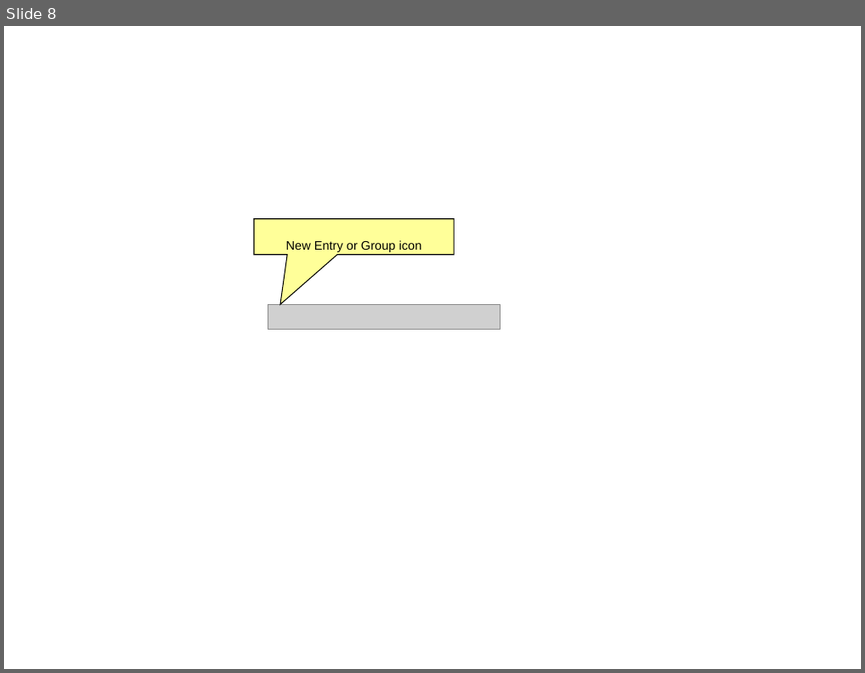
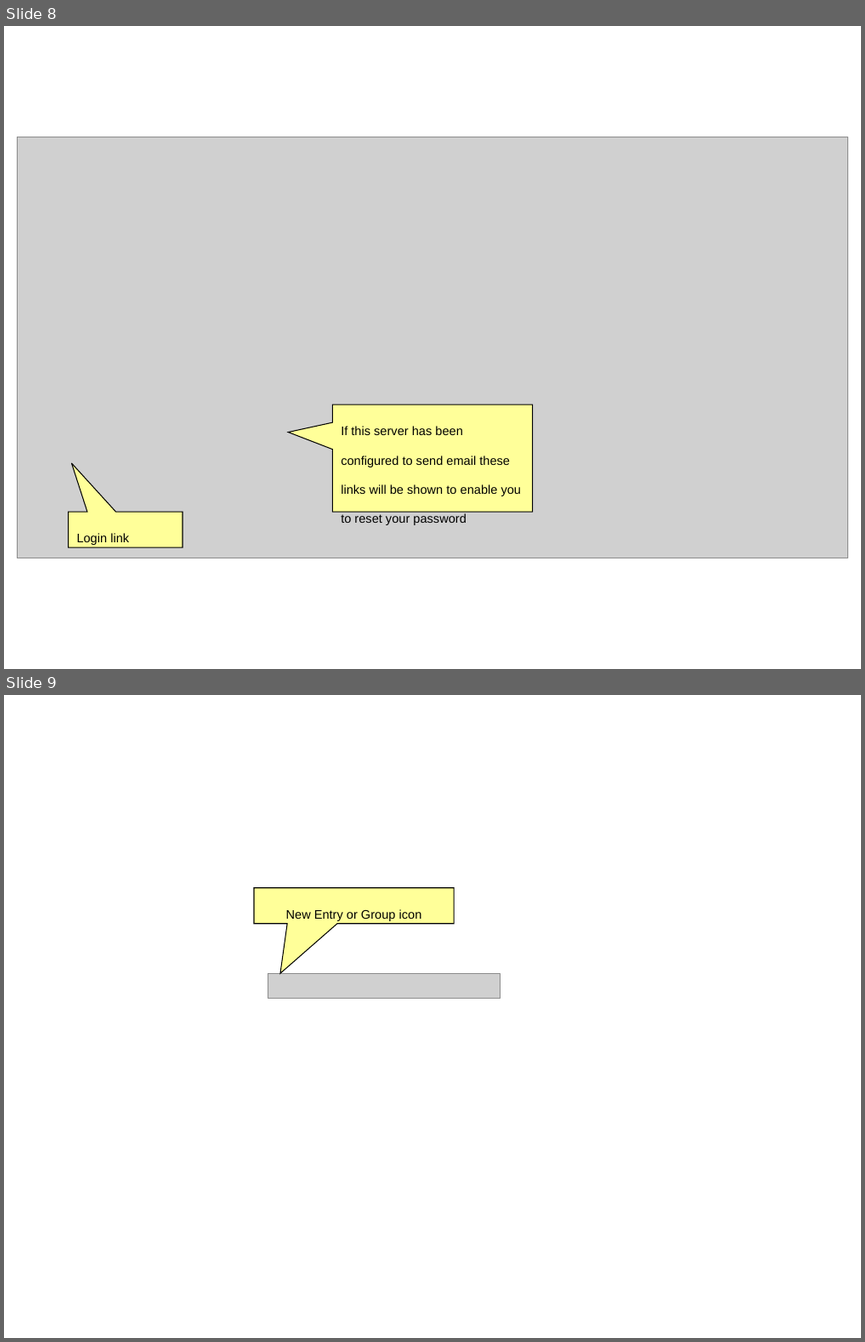
Before and after one commit to Unidata/IDV, a slide deck: ucar/unidata/repository/docs/userguide/content/overview.ppt. Shown one above the other, each under a label of ours: slide 8 before the commit, slides 8 and 9 after it. The pictures are 865x673 and 865x1342 pixels, drawn with LibreOffice and Linux fonts; fonts in the diff are those of the drawing; grey boxes stand for pictures. Boxes give left, top, right and bottom in pixels: in the first picture for what was removed or moved away, otherwise in the second. Text is boxed around its words. In the diff, an @@ line names an element or a change of style, - is before the commit and + after.

```diff
--- a/ucar/unidata/repository/docs/userguide/content/overview.ppt
+++ b/ucar/unidata/repository/docs/userguide/content/overview.ppt
@@ slide 8 added at <box>4,26,861,669</box>, background #FFFFFF @@
@@ picture added at <box>18,137,848,558</box> @@
@@ speech box added at <box>332,405,532,512</box>, fill #FFFF99, outline #000000 0.74 pt, 18 pt, text #000000 @@
+If this server has been configured to send email these links will be shown to enable you to reset your password
@@ speech box added at <box>69,512,182,548</box>, fill #FFFF99, outline #000000 0.74 pt, 18 pt, text #000000 @@
+Login link
@@ what was slide 8 is now slide 9 @@
```
Also in this commit, not shown: 1 other slide added, 1 slide removed.
